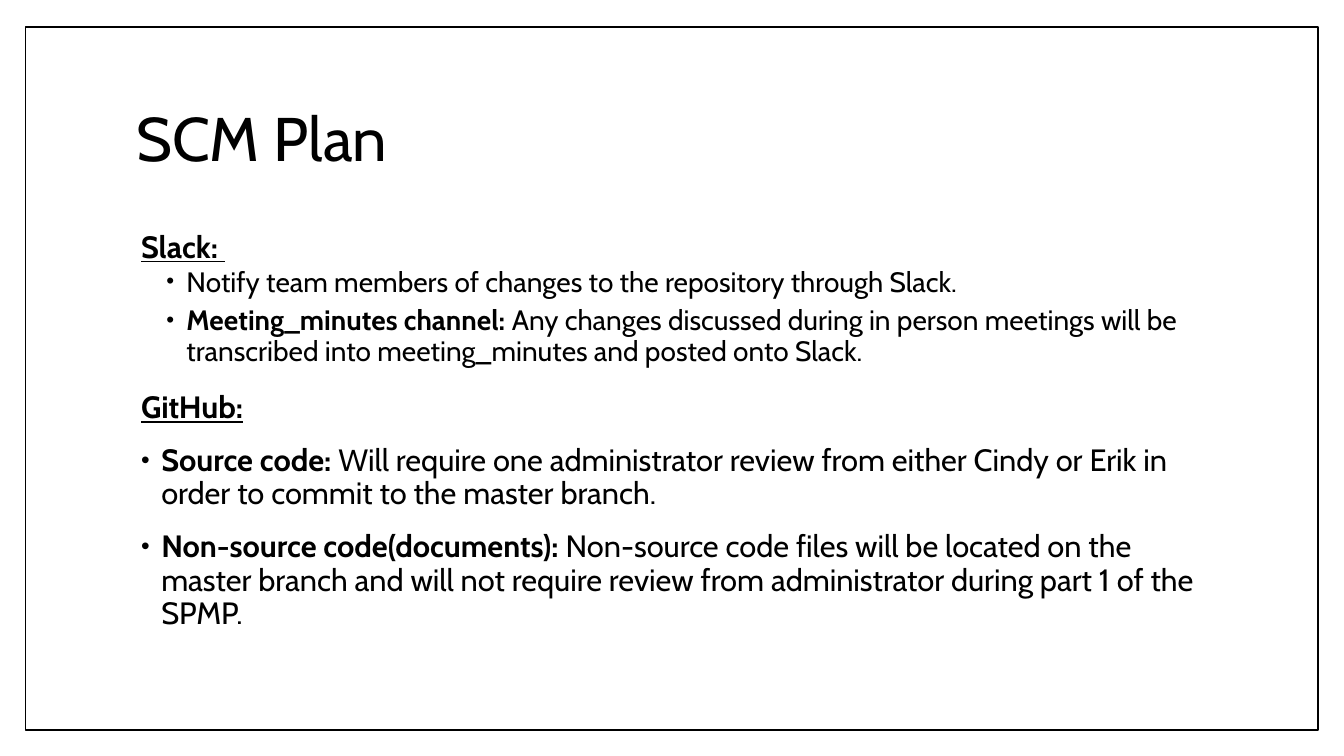
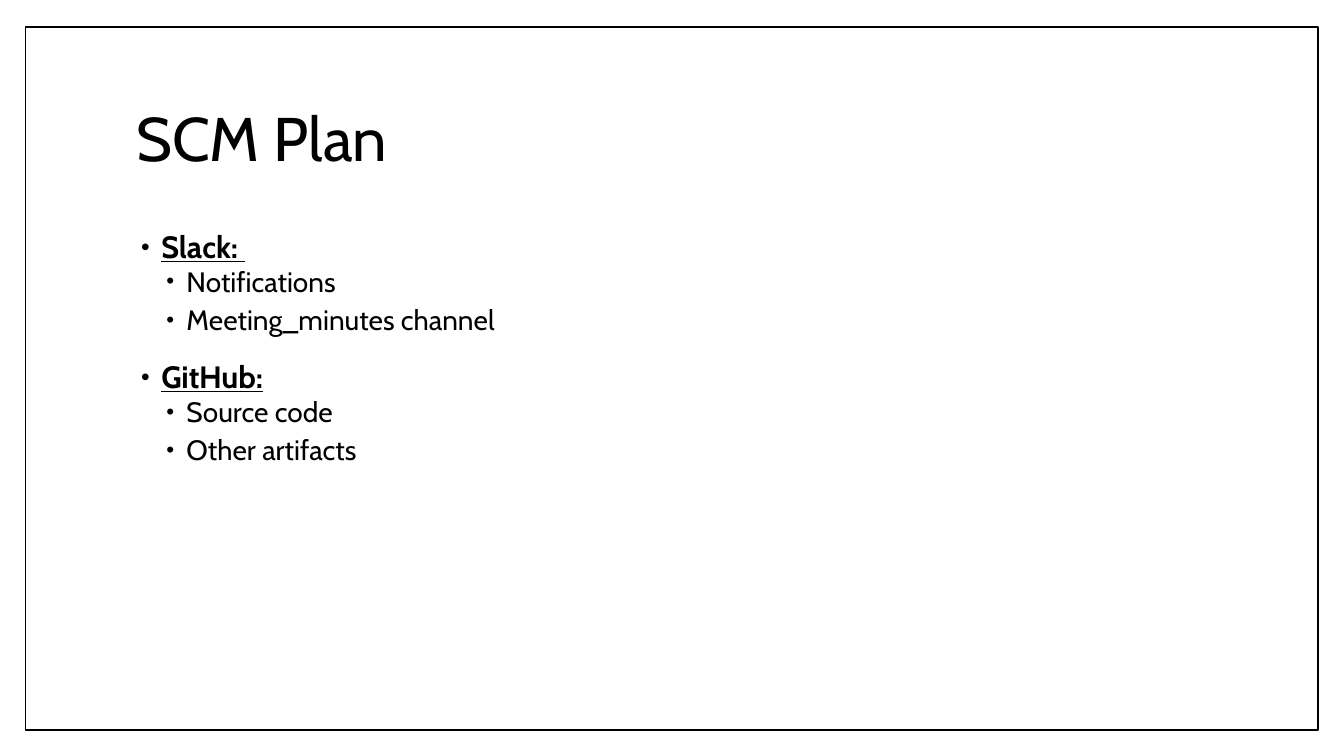
Before and after one commit to umdfeynman/umdfeynman, a slide deck: slide 19 of Work_In_Progress/CS/SPMP_Presentation_Erik_Modified.pptx. Drawn at 1344x756 pixels with LibreOffice and Linux fonts; fonts in the diff are those of the drawing. Boxes give left, top, right and bottom in pixels: in the first picture for what was removed or moved away, otherwise in the second. Text is boxed around its words. In the diff, an @@ line names an element or a change of style, - is before the commit and + after.

Commit message:
Overwrite Erik's mods with correct version of file

```diff
--- a/Work_In_Progress/CS/SPMP_Presentation_Erik_Modified.pptx
+++ b/Work_In_Progress/CS/SPMP_Presentation_Erik_Modified.pptx
@@ text at bbox=[161, 235, 263, 392]: bullet none to • @@
@@ text at bbox=[186, 271, 495, 337]: text changed @@
-  • Notify team members of changes to the repository through Slack.
-  • Meeting_minutes channel: Any changes discussed during in person meetings will be transcribed into meeting_minutes and posted onto Slack.
+  • Notifications
+  • Meeting_minutes channel
@@ text at bbox=[186, 401, 356, 461]: text changed; size 22 to 20 pt @@
-• Source code: Will require one administrator review from either Cindy or Erik in order to commit to the master branch.
-• Non-source code(documents): Non-source code files will be located on the master branch and will not require review from administrator during part 1 of the SPMP.
+  • Source code
+  • Other artifacts
```
Also in this commit, not shown: 17 other slides changed.
